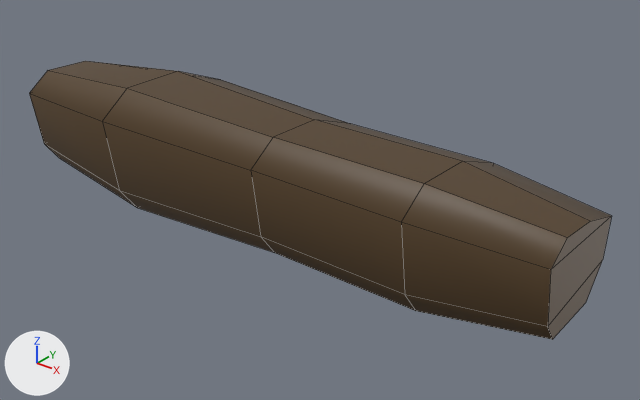
Two versions of the FBX model Birth-From-Fire/Assets/Art/3D Assets/FBX File/Charcoal.fbx, one commit apart.
Before and after are seen from a 50 mm camera at (0.1395, -0.1566, 0.0942) aimed at (0.0099, 0.0053, -0.0062). Lighting does not change. The marker at lower left points along +X, +Y and +Z. Mesh edges are drawn as thin lines. Where no turn or scale is listed for an object, it has been applied to the vertices.

Names of what the first picture shows: 'Charcoal'.
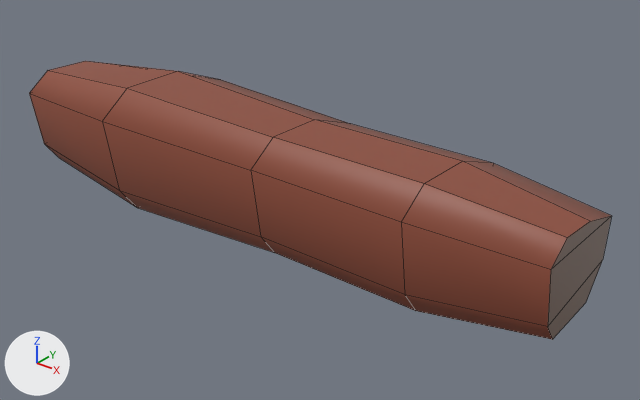
Diff of the bpy script that builds the scene:
```diff
--- a/Birth-From-Fire/Assets/Art/3D Assets/FBX File/Charcoal.fbx.py
+++ b/Birth-From-Fire/Assets/Art/3D Assets/FBX File/Charcoal.fbx.py
@@ mat_wood @@
 mat_wood = principled_material('Wood')
-mat_wood.base_color = (0.0866, 0.0493, 0.0186)  # brown #533f25
+mat_wood.base_color = (0.275, 0.0742, 0.0423)  # brown #8f4d3a
```

Changed parts and their boxes [x1, y1, x2, y2] in the pictures (640 x 400 px):
'Charcoal', recoloured
    both: [29, 61, 611, 339]
